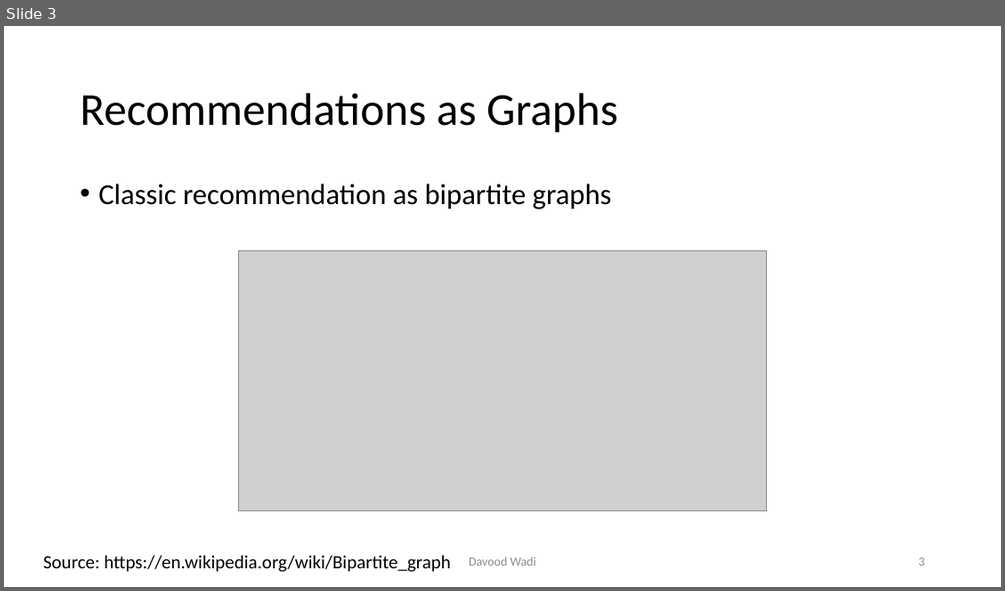
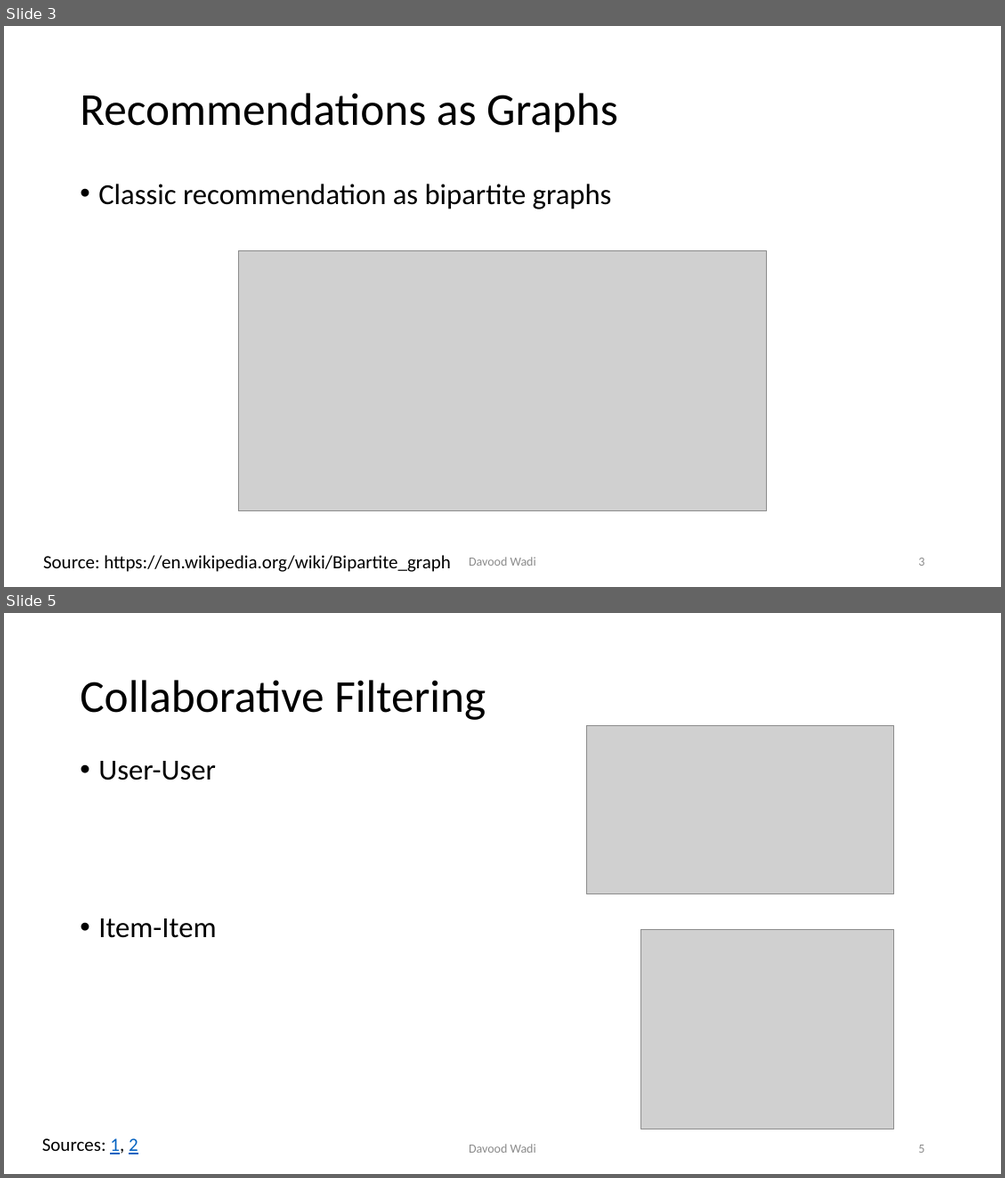
Before and after one commit to davoodwadi/davoodwadi.github.io, a slide deck: RS/RS_slides.pptx. Shown one above the other, each under a label of ours: slide 3 before the commit, slides 3 and 5 after it; the slides between them are not shown. The pictures are 1005x591 and 1005x1178 pixels, drawn with LibreOffice and Linux fonts; fonts in the diff are those of the drawing; grey boxes stand for pictures; background and template pictures are left out. Boxes give left, top, right and bottom in pixels: in the first picture for what was removed or moved away, otherwise in the second. Text is boxed around its words. In the diff, an @@ line names an element or a change of style, - is before the commit and + after.

```diff
--- a/RS/RS_slides.pptx
+++ b/RS/RS_slides.pptx
@@ slide 5 added at [4, 613, 1001, 1174], background #FFFFFF @@
@@ title added at [80, 680, 485, 720], 44 pt, text #000000 @@
+Collaborative Filtering
@@ picture added at [587, 726, 894, 894] @@
@@ text added at [98, 761, 216, 938], 28 pt, text #000000 @@
+• User-User
+• Item-Item
@@ picture added at [641, 929, 894, 1129] @@
@@ text added at [42, 1138, 138, 1154], 18 pt, text #000000 @@
+Sources: 1, 2
@@ text added at [469, 1143, 536, 1152], 12 pt, text #8C8C8C @@
+Davood Wadi
@@ page number added at [918, 1144, 924, 1152], 12 pt, text #8C8C8C @@
+5
```
Also in this commit, not shown: 2 slides changed, 3 other slides added, 1 other file.
